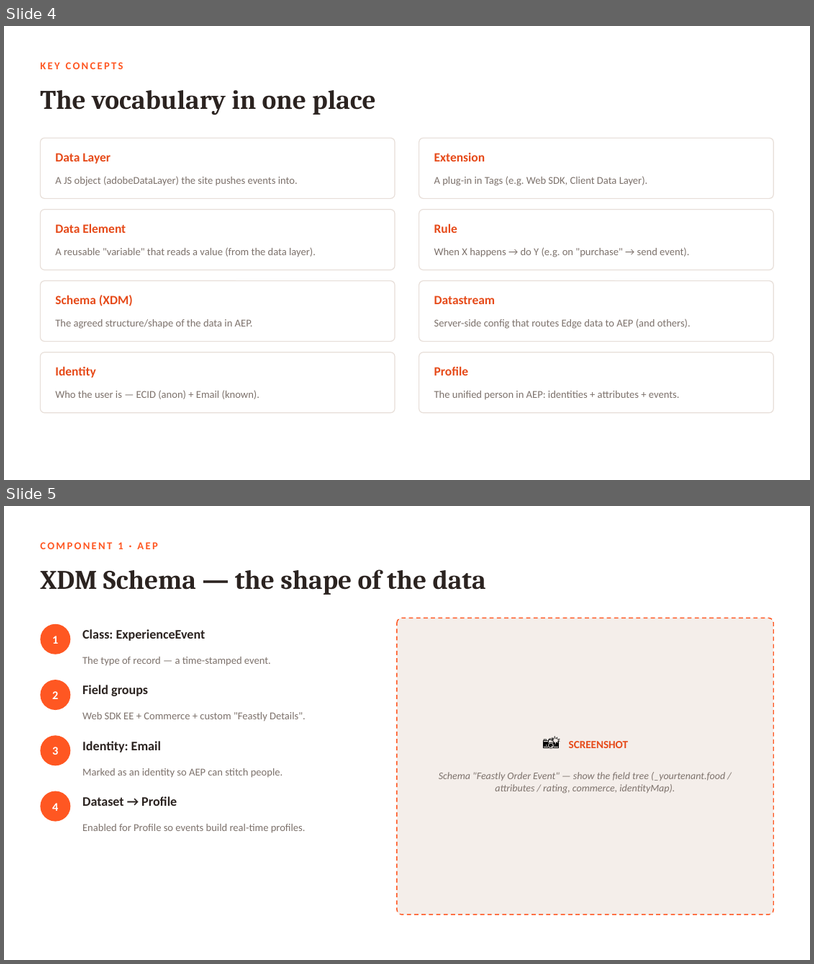
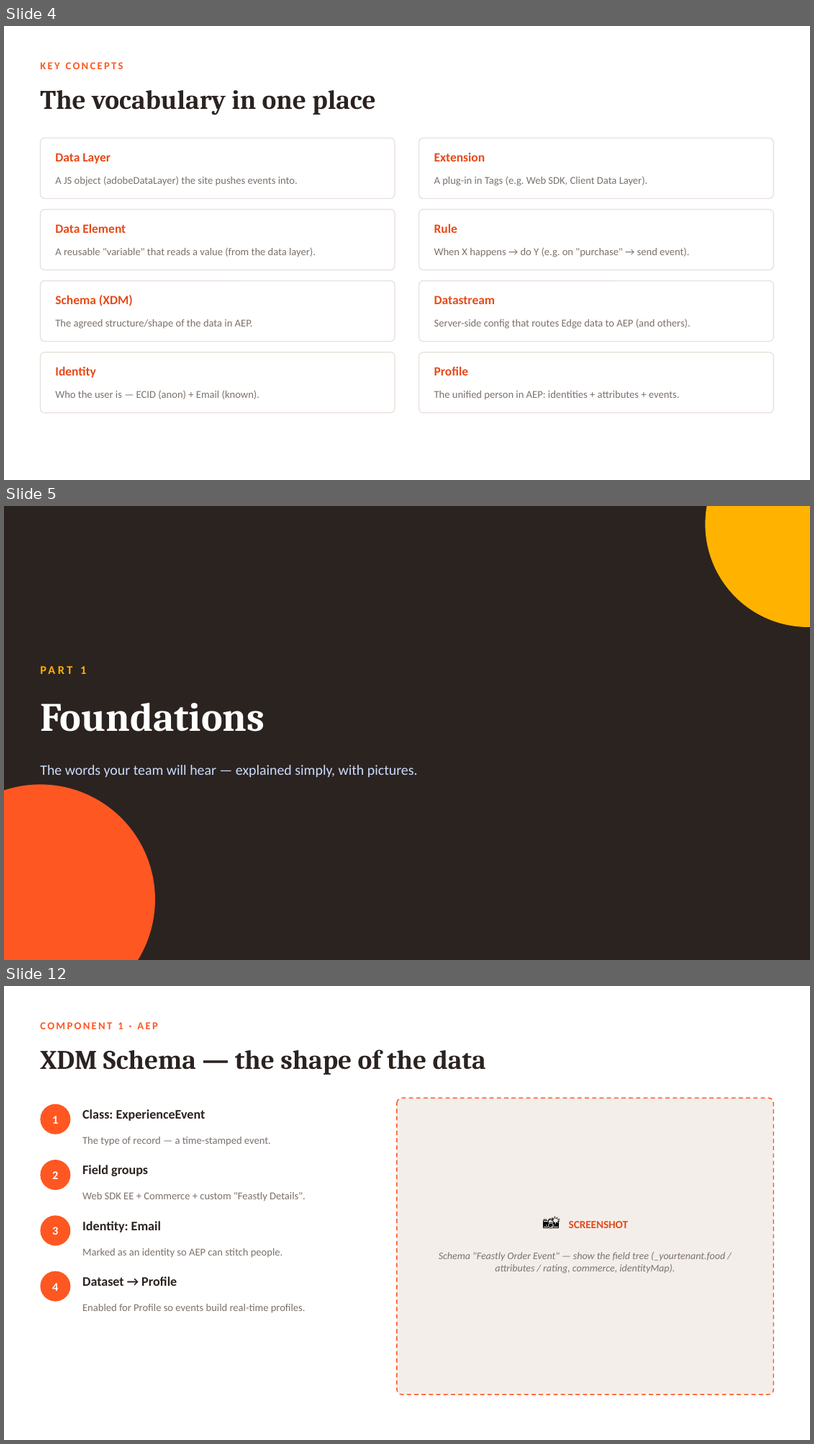
Before and after one commit to princeparvat80/aep-data-collection-food-demo, a slide deck: presentation/Feastly-DataCollection-to-AEP.pptx. Shown one above the other, each under a label of ours: slides 4 and 5 before the commit, slides 4, 5 and 12 after it; the slides between them are not shown. The pictures are 814x964 and 814x1444 pixels, drawn with LibreOffice and Linux fonts; fonts in the diff are those of the drawing. Boxes give left, top, right and bottom in pixels: in the first picture for what was removed or moved away, otherwise in the second. Text is boxed around its words. In the diff, an @@ line names an element or a change of style, - is before the commit and + after.

```diff
--- a/presentation/Feastly-DataCollection-to-AEP.pptx
+++ b/presentation/Feastly-DataCollection-to-AEP.pptx
@@ slide 5 added at <box>4,506,810,960</box>, background #2B2320 @@
@@ ellipse added at <box>706,506,810,627</box>, fill #FFB300 @@
@@ text added at <box>80,666,86,674</box>, 14 pt, text #FFB300, bold @@
+PART 1
@@ text added at <box>40,703,265,731</box>, 48 pt, text #FFFFFF, bold @@
+Foundations
@@ text added at <box>40,764,418,777</box>, 17 pt, text #CADCFC @@
+The words your team will hear — explained simply, with pictures.
@@ ellipse added at <box>4,784,155,960</box>, fill #FF5722 @@
@@ what was slide 5 is now slide 12 @@
```
Also in this commit, not shown: 1 slide changed, 6 other slides added, 1 other file.
